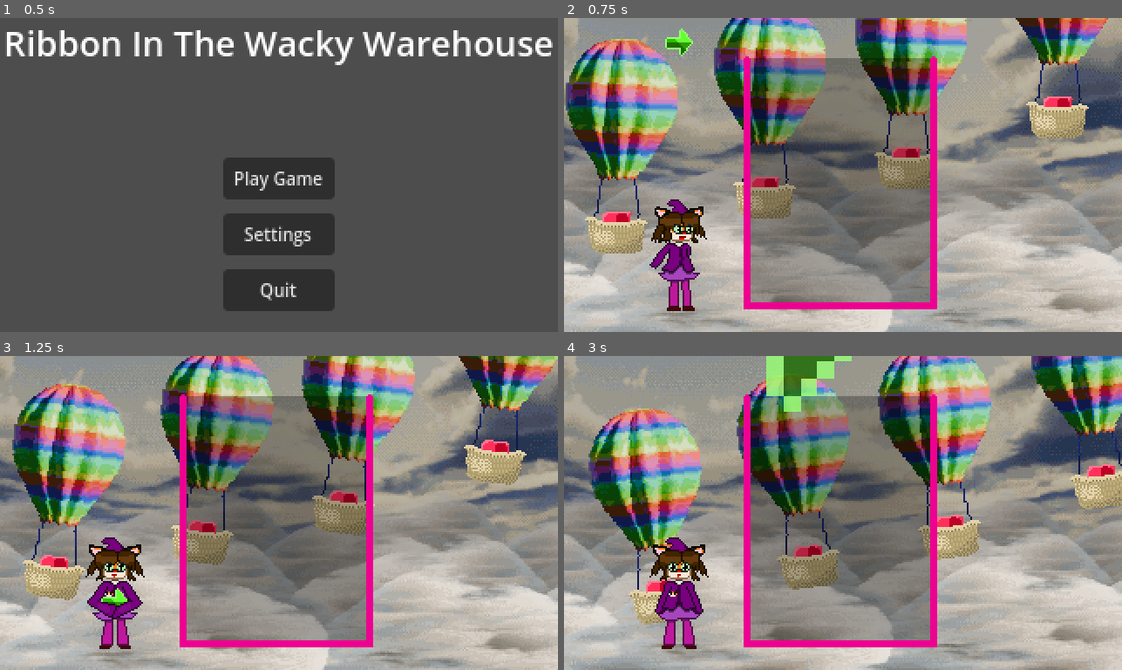
Above: before the commit, frames 1-4 (two rows, left to right).
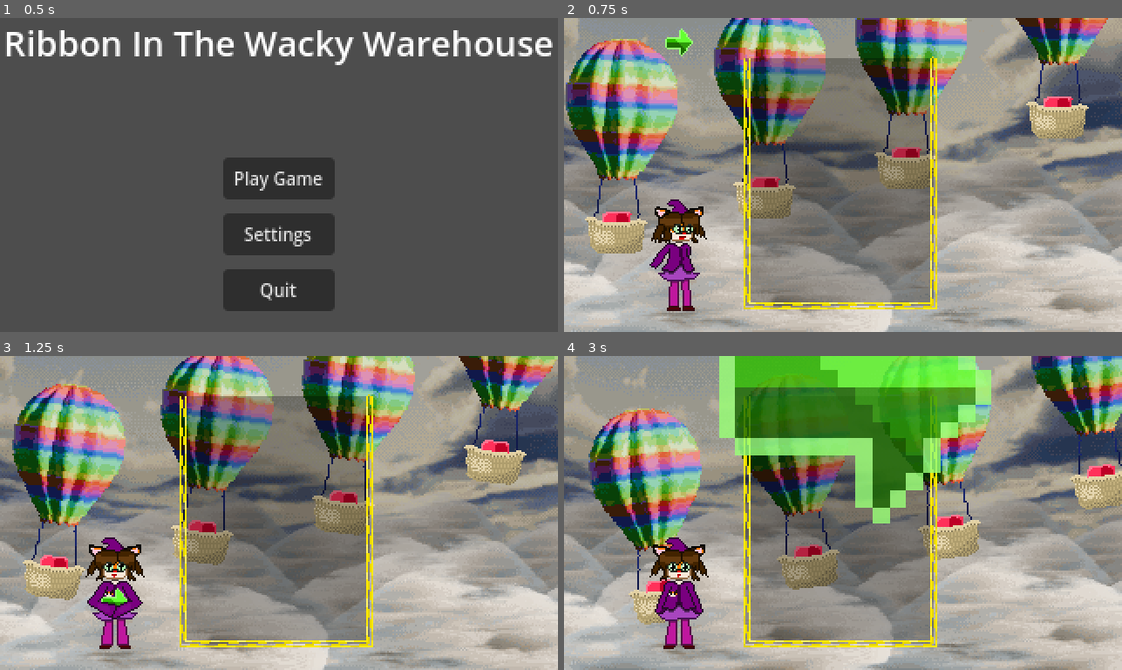
Above: after the commit, the same moments.

Repository: HuskyGameDev/2025f-team2
Game: Godot game, scene res://Scenes/TestScenes/MainMenu.tscn
The game is run twice, just before and just after one commit, with the same random seed, the same clock (stepped at 60 frames per second) and the same inputs.
Inputs:
- Up to frame 1 (0.5 s): no input
- Up to frame 2 (0.75 s): click "Play Game" at 0.5 s
- Up to frame 3 (1.25 s): no input
- Up to frame 4 (3 s): hold Right (right) 1.28-2.03 s; hold Z (release) 1.28-2.03 s; hold Down (down) 2.03-2.78 s; tap Z (release) at 2.1 s; hold Right (right) from 2.78 s (still down); hold R (reroll) from 2.78 s (still down)

Frame 1 is identical in both runs. In frame 2, 2.7% of the frame differs, in the area x 32-67%, y 12-93%; in frame 3, 2.7%; in frame 4, 19%, in the area x 17-77%, y 0-94%.
Error before the commit: Invalid assignment of property or key 'levelGrid' with value of type 'Node2D (LevelGrid)' on a base object of type 'Nil'. (res://Scripts/Gameplay/LevelGrid.gd:…

Commit message:
Some Tweaks

Diff:
--- a/Scenes/TestScenes/TestScene.tscn
+++ b/Scenes/TestScenes/TestScene.tscn
@@ -1,10 +1,11 @@
-[gd_scene load_steps=28 format=3 uid="uid://co48nl1f8gywv"]
+[gd_scene load_steps=29 format=3 uid="uid://co48nl1f8gywv"]
 
 [ext_resource type="Script" uid="uid://cmvw2cbm4tsjx" path="res://Scripts/Gameplay/LevelManager.gd" id="1_g28u0"]
 [ext_resource type="PackedScene" uid="uid://cwepxmyofmf4r" path="res://Scenes/UI_Objects/pause_menu.tscn" id="2_5qkg8"]
 [ext_resource type="Resource" uid="uid://0x0hxn48adha" path="res://Resources/test_Order.tres" id="2_p83bp"]
 [ext_resource type="Script" uid="uid://ljmcy60pov5l" path="res://Scripts/Gameplay/BoxFiller.gd" id="3_1omkh"]
 [ext_resource type="Script" uid="uid://xgdtyc2a8otu" path="res://Scripts/UI_Scripts/PauseMenu.gd" id="3_635xr"]
+[ext_resource type="Texture2D" uid="uid://brxlhvqiljfpa" path="res://Artwork/GameObjects/border.png" id="3_e7vnt"]
 [ext_resource type="Script" uid="uid://noib4t5r4qax" path="res://Scripts/UI_Scripts/RerollButton.gd" id="4_36qpc"]
 [ext_resource type="Script" uid="uid://dfe4q4poqeng5" path="res://Scripts/Gameplay/LevelGrid.gd" id="4_fe8sf"]
 [ext_resource type="Texture2D" uid="uid://crdrtg5o00e53" path="res://Artwork/Player/Ribbon-Sheet.png" id="6_j3c8t"]
@@ -208,7 +209,7 @@
 "times": PackedFloat32Array(0, 0.0833333, 0.25, 0.416667, 1, 1.16667),
 "transitions": PackedFloat32Array(1, 1, 1, 1, 1, 1),
 "update": 1,
-"values": [1, 2, 3, 4, 5, 2]
+"values": [1, 2, 3, 4, 5, 0]
 }
 tracks/2/type = "value"
 tracks/2/imported = false
@@ -270,10 +271,12 @@
 levelOrder = ExtResource("2_p83bp")
 
 [node name="Border" type="Line2D" parent="."]
+texture_repeat = 2
 position = Vector2(107, 30)
 points = PackedVector2Array(-2, -6, -2, 135, 105, 135, 105, -6)
 width = 4.0
-default_color = Color(0.930736, 2.98411e-06, 0.567304, 1)
+texture = ExtResource("3_e7vnt")
+texture_mode = 1
 begin_cap_mode = 2
 end_cap_mode = 2
 
--- a/Scripts/Gameplay/BoxFiller.gd
+++ b/Scripts/Gameplay/BoxFiller.gd
@@ -29,8 +29,8 @@
 			cts.material = fblock.material
 			cts.block = self
 			await get_tree().create_timer(time, false).timeout
-			if time > 0.25 and time < 5.0:
-				time *= 1.075
+			if time > 0.25 and time < 7.0:
+				time *= 1.095
 		else:
 			break
 			return
@@ -41,12 +41,15 @@
 	if event.is_action_pressed("reroll"):
 		reroll()
 	if event.is_action_pressed("release"):
+		if fblock.blockValue >= 20:
+			return
+		var aBlock : BoxHandler = fblock
+		fblock = null
 		ribbon.setHop()
 		await get_tree().create_timer(0.2, false).timeout
-		create_tween().tween_property(fblock,"position", Vector2(0, -200), .75)
+		create_tween().tween_property(aBlock,"position", Vector2(0, -200), .75)
 		await ribbon.waitUntilFinish()
-		levelGrid.addBlock(fblock)
-		fblock = null
+		levelGrid.addBlock(aBlock)
 
 func _on_reroll_button_pressed() -> void:
 	reroll()
Binary file added: Artwork/GameObjects/border.aseprite
Binary file added: Artwork/GameObjects/border.png
Not shown, added: Artwork/GameObjects/border.png.import
